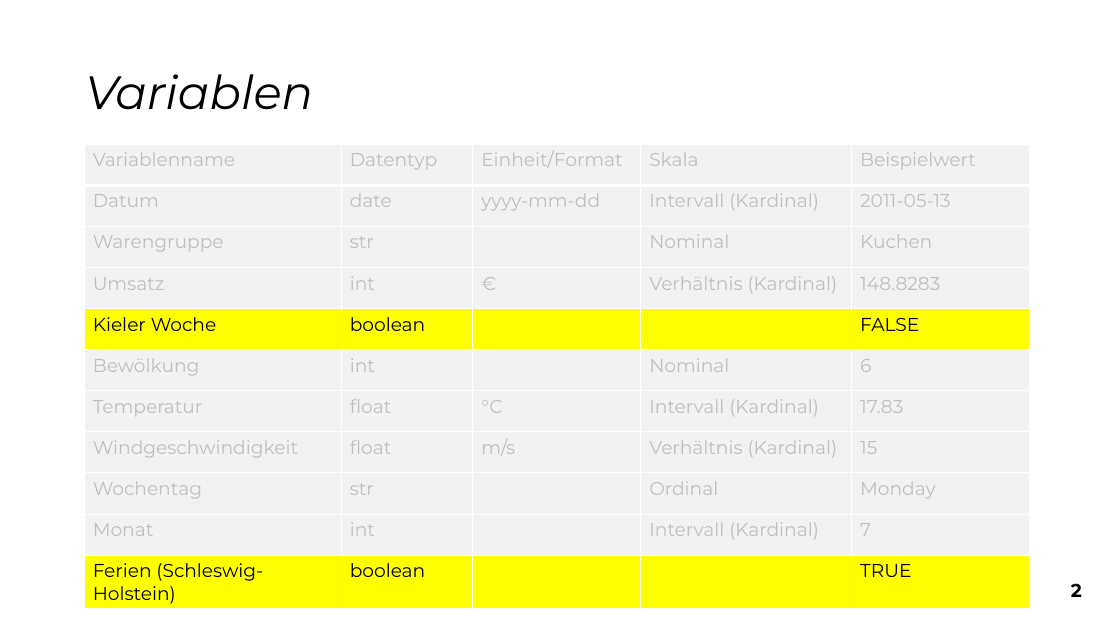
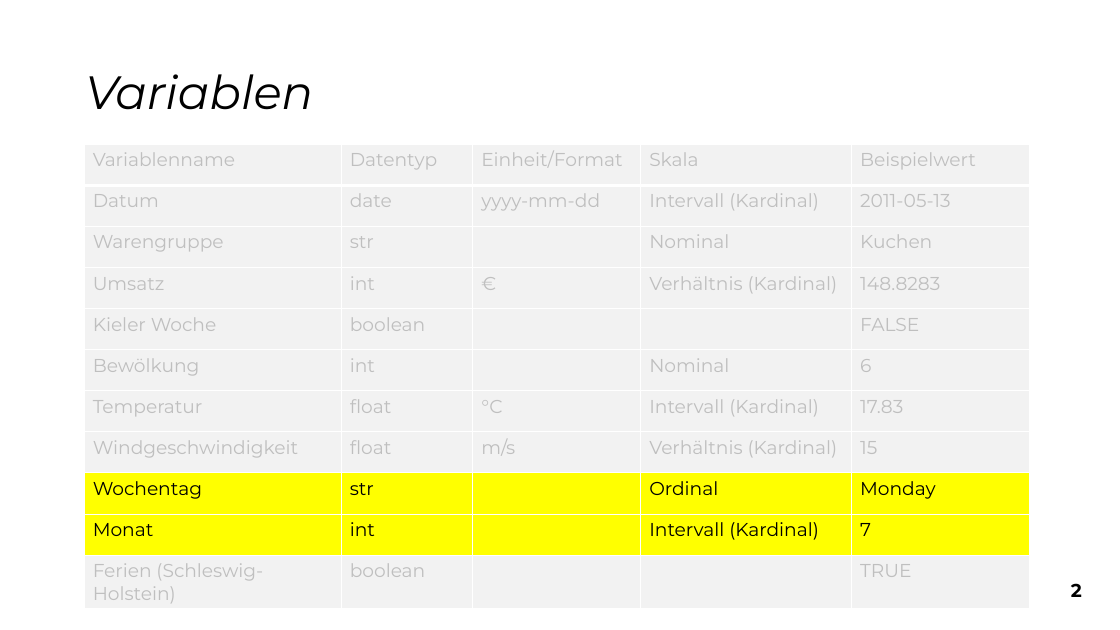
Before and after one commit to snw7/OC1-team-1, a slide deck: slide 3 of praesentation/abschluss-praesentation.pptx. Drawn at 1120x630 pixels with LibreOffice and Linux fonts; fonts in the diff are those of the drawing. Boxes give left, top, right and bottom in pixels: in the first picture for what was removed or moved away, otherwise in the second. Text is boxed around its words. In the diff, an @@ line names an element or a change of style, - is before the commit and + after.

```diff
--- a/praesentation/abschluss-praesentation.pptx
+++ b/praesentation/abschluss-praesentation.pptx
@@ table at (84,145,1030,608) @@
@@ fill #FFFF00 to #F2F2F2 in 10 cells @@
@@ fill #F2F2F2 to #FFFF00 in 10 cells @@
@@ text colour #000000 to #BFBFBF in "Kieler Woche", "boolean", "FALSE", "Ferien (Schleswig-Holstein)" and 2 more places @@
@@ text colour #BFBFBF to #000000 in "Wochentag", "str", "Ordinal", "Monday" and 4 more places @@
```
Also in this commit, not shown: 3 other slides changed, 1 slide added.
